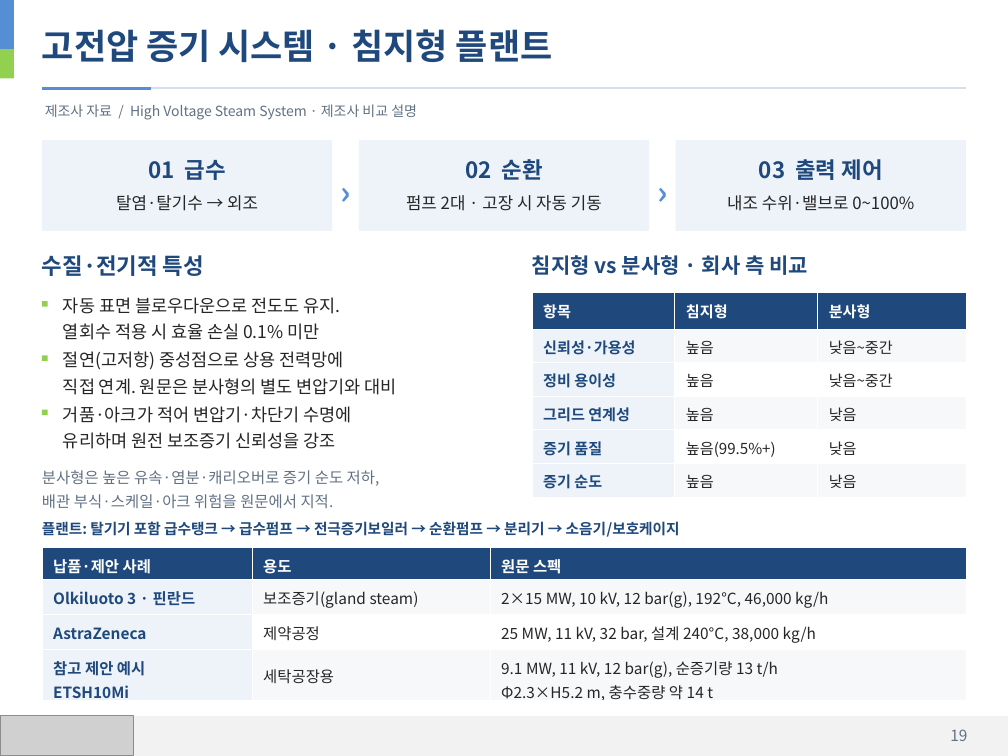
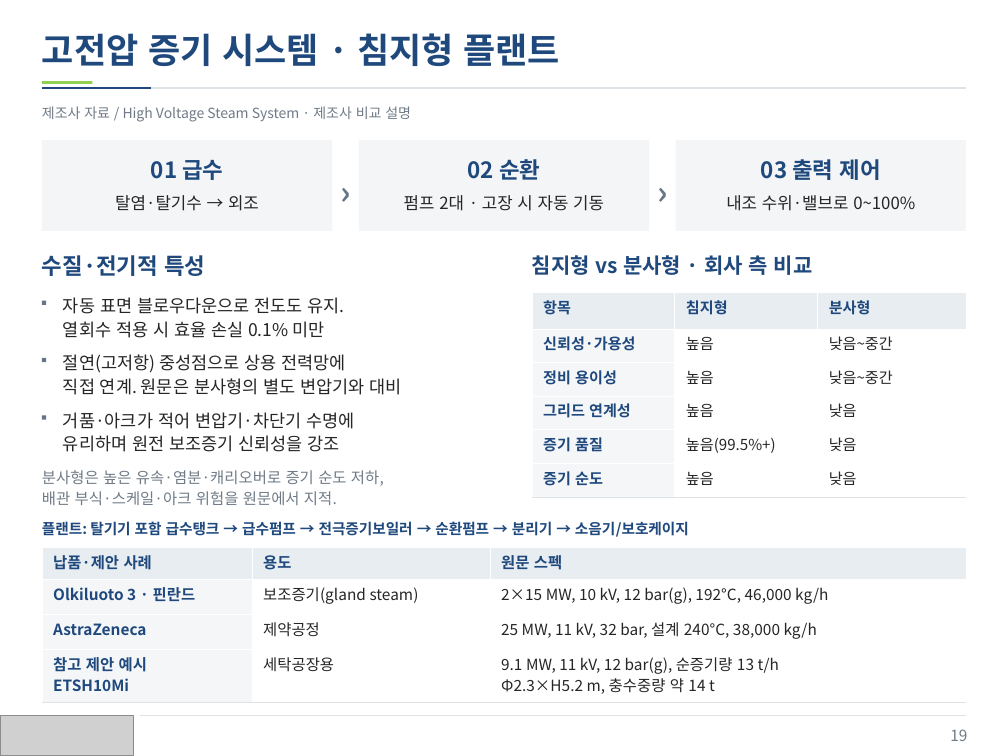
Before and after one commit to jskang5000-arch/my-PPT, a slide deck: slide 19 of KITECH_Boiler.pptx. Drawn at 1008x756 pixels with LibreOffice and Linux fonts; fonts in the diff are those of the drawing; grey boxes stand for pictures. Boxes give left, top, right and bottom in pixels: in the first picture for what was removed or moved away, otherwise in the second. Text is boxed around its words. In the diff, an @@ line names an element or a change of style, - is before the commit and + after.

Commit message:
Refine presentation colors and text alignment

```diff
--- a/KITECH_Boiler.pptx
+++ b/KITECH_Boiler.pptx
@@ text "고전압 증기 시스템 · 침지형 ..." at (42,33,560,66): line spacing 1.12 to 33.5pt; less space between paragraphs @@
@@ rectangle removed at (0,49,14,79) @@
@@ line (42, 89) - (966, 89): stroke #D6DFE9 1 pt to #DEE3E8 1 pt @@
@@ line (42, 89) - (151, 89): stroke #558ED5 2 pt to #1F497D 1 pt @@
@@ rectangle: place and size @@
-rectangle at (0,0,14,49)
+rectangle at (42,82,93,85)
@@ rectangle at (42,82,93,85): fill #558ED5 to #92D050 @@
@@ text "제조사 자료 / High Voltage ..." at (42,106,411,122): text colour #627184 to #707B87; line spacing 1.12 to 13.4pt; less space between paragraphs @@
@@ fill #EDF3F9 to #F3F5F7 in 3 elements at (42,140,333,231), (359,140,649,231), (675,140,966,231) @@
@@ text "›" at (333,167,359,215): text colour #558ED5 to #65758A; line spacing 1.12 to 30.8pt; less space between paragraphs @@
@@ text "›" at (649,167,675,215): text colour #558ED5 to #65758A; line spacing 1.12 to 30.8pt; less space between paragraphs @@
@@ line spacing 1.12 to 16.1pt; less space between paragraphs in 3 elements at (115,195,259,211), (404,195,604,211), (726,195,915,211) @@
@@ line spacing 1.12 to 21.4pt; less space between paragraphs in 4 elements at (151,160,223,180), (468,159,540,180), (761,159,881,180), (42,255,205,276) @@
@@ text "침지형 vs 분사형 · 회사 ..." at (532,255,813,275): line spacing 1.12 to 20.1pt; less space between paragraphs @@
@@ table at (532,292,967,497) @@
@@ fill #1F497D to #E8EDF2 in row 1 @@
@@ fill #EDF3F9 to #F5F6F8 in 5 cells @@
@@ fill #F6F8FA to #FFFFFF in 6 cells @@
@@ text colour #FFFFFF to #1F497D in "항목", "침지형", "분사형" @@
@@ line spacing 1.06 to 14.5pt @@
@@ borders changed @@
@@ fill #92D050 to #65758A in 3 elements at (42,300,46,304), (42,358,46,362), (42,415,46,419) @@
@@ rectangle: place and size @@
-rectangle at (42,409,48,415)
+rectangle at (42,415,46,419)
@@ line spacing 1.12 to 16.8pt; less space between paragraphs in 3 elements at (63,297,345,338), (63,354,401,395), (63,412,354,452) @@
@@ text "분사형은 높은 유속·염분·캐리오버로 증기 순도 ..." at (42,470,384,505): text colour #627184 to #707B87; line spacing 1.12 to 14.7pt; less space between paragraphs @@
@@ text "플랜트: 탈기기 포함 급수탱크 → ..." at (42,521,689,537): line spacing 1.12 to 14.1pt; less space between paragraphs @@
@@ table at (42,547,966,703) @@
@@ fill #1F497D to #E8EDF2 in row 1 @@
@@ fill #EDF3F9 to #F5F6F8 in 3 cells @@
@@ fill #F6F8FA to #FFFFFF in 4 cells @@
@@ text colour #FFFFFF to #1F497D in "납품·제안 사례", "용도", "원문 스펙" @@
@@ line spacing 1.06 to 14.7pt @@
@@ borders changed @@
@@ rectangle at (0,716,1008,756): fill #F2F2F2 to #FFFFFF @@
@@ line added from (140, 716) to (966, 716), #DEE3E8 0.6 pt @@
```
Also in this commit, not shown: 33 other slides changed.
